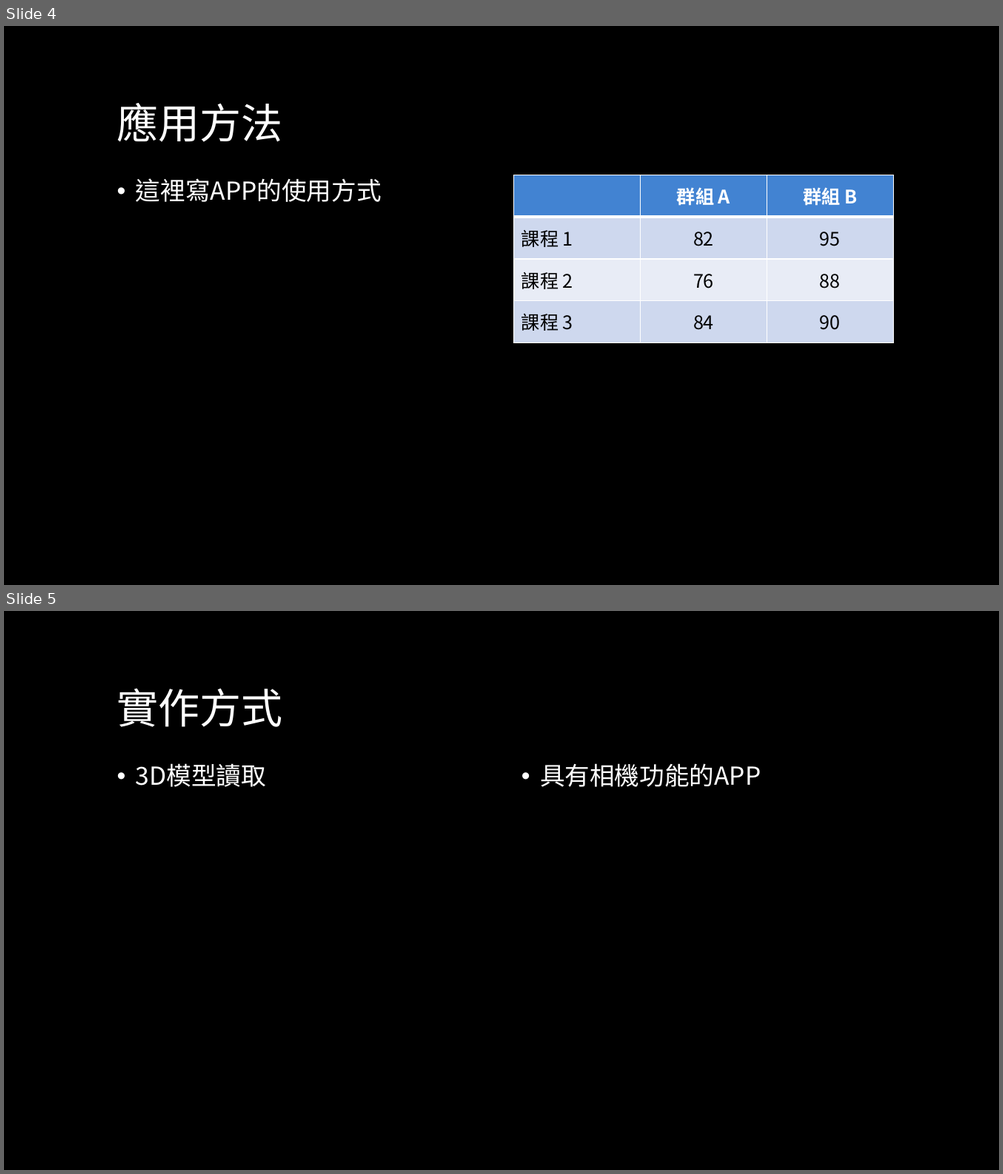
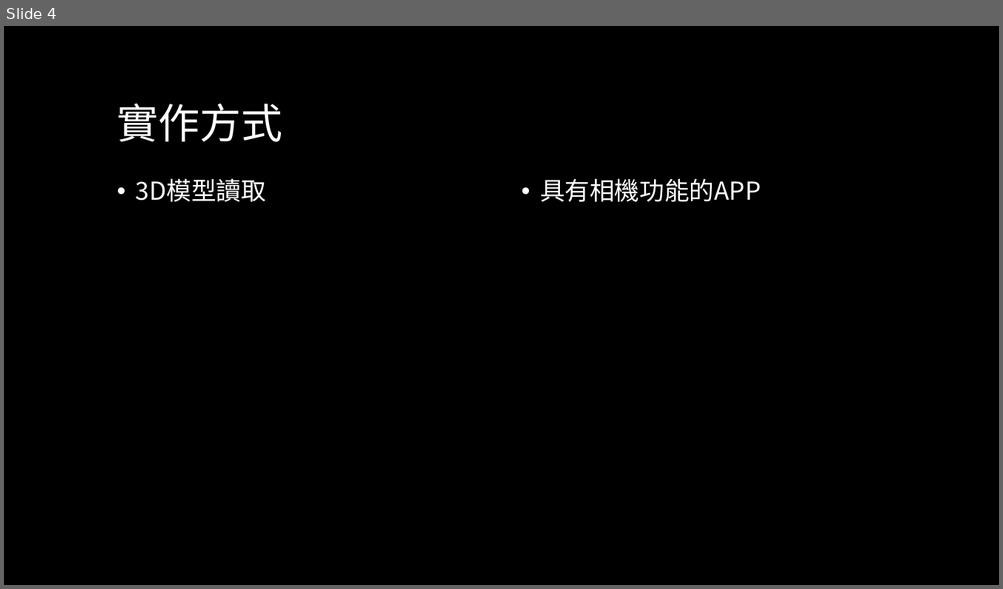
Before and after one commit to Heyyeyaaeyaaaeyaeyaa/baikaeshida, a slide deck: 專題的成長史/傢備封環(暫定).pptx. Shown one above the other, each under a label of ours: slides 4 and 5 before the commit, slide 4 after it. The pictures are 1003x1174 and 1003x589 pixels, drawn with LibreOffice and Linux fonts; fonts in the diff are those of the drawing; background and template pictures are left out. Boxes give left, top, right and bottom in pixels: in the first picture for what was removed or moved away, otherwise in the second. Text is boxed around its words. In the diff, an @@ line names an element or a change of style, - is before the commit and + after.

```diff
--- a/專題的成長史/傢備封環(暫定).pptx
+++ b/專題的成長史/傢備封環(暫定).pptx
@@ slide 4 removed at [4,26,999,585], background picture (left out) @@
@@ title removed at [117,103,283,142] @@
-應用方法
@@ text removed at [136,178,381,202] @@
-• 這裡寫APP的使用方式
@@ table removed at [514,175,892,343], 4 rows, 3 columns @@
- | 群組 A | 群組 B
-課程 1 | 82 | 95
-課程 2 | 76 | 88
-課程 3 | 84 | 90
@@ what was slide 5 is now slide 4 @@
```
Also in this commit, not shown: 3 slides changed.
